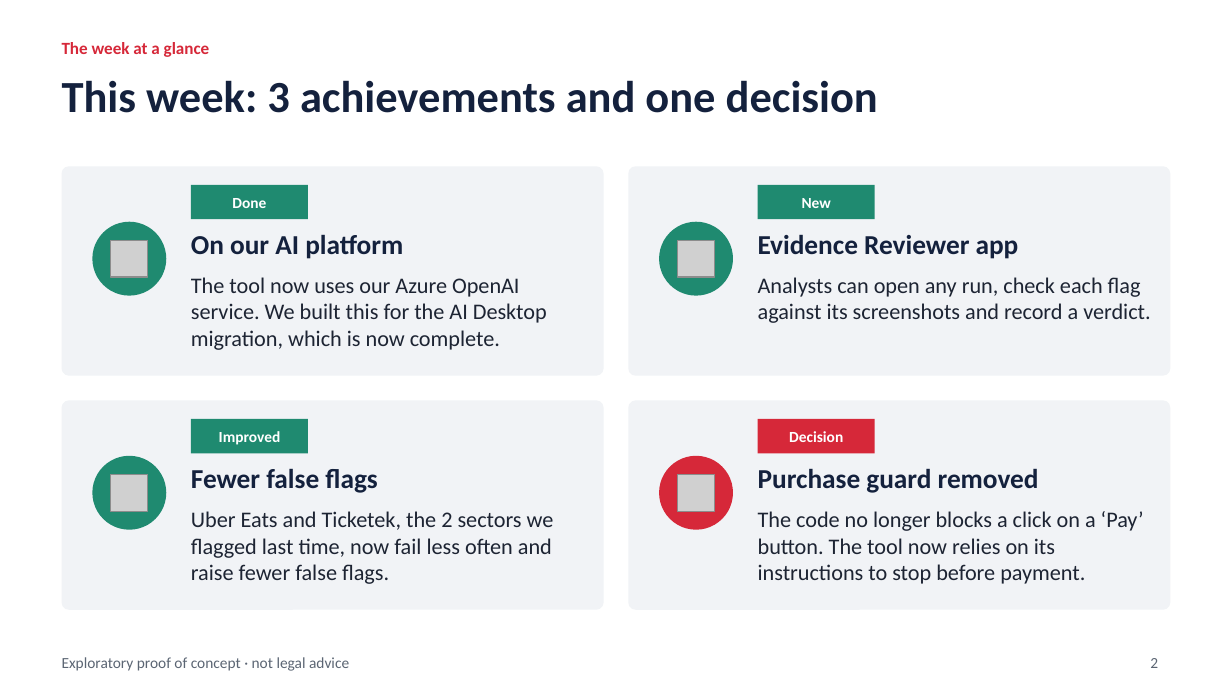
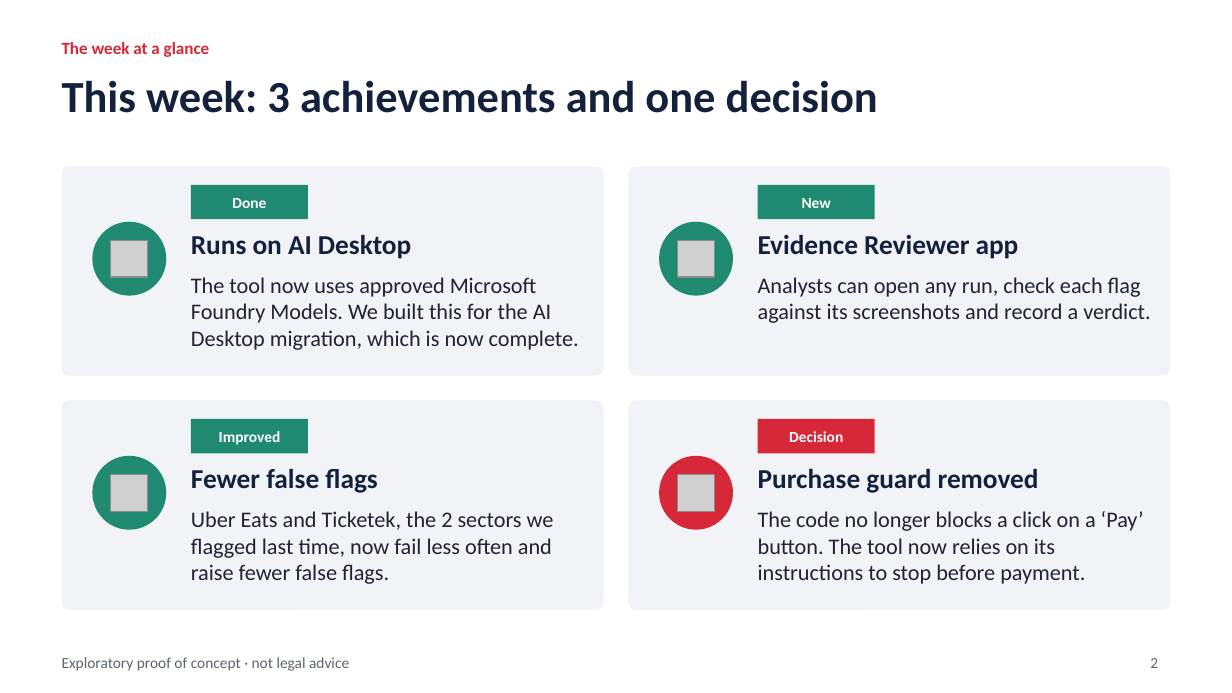
Before and after one commit to roflov2/browser-automation, a slide deck: slide 2 of docs/Drip_Pricing_PoC_update_2026-11-24.pptx. Drawn at 1232x693 pixels with LibreOffice and Linux fonts; fonts in the diff are those of the drawing; grey boxes stand for pictures. Boxes give left, top, right and bottom in pixels: in the first picture for what was removed or moved away, otherwise in the second. Text is boxed around its words. In the diff, an @@ line names an element or a change of style, - is before the commit and + after.

```diff
--- a/docs/Drip_Pricing_PoC_update_2026-11-24.pptx
+++ b/docs/Drip_Pricing_PoC_update_2026-11-24.pptx
@@ text at <box>191,234,411,259</box>: text changed @@
-On our AI platform
+Runs on AI Desktop
@@ text at <box>191,277,579,350</box>: text changed @@
-The tool now uses our Azure OpenAI service. We built this for the AI Desktop migration, which is now complete.
+The tool now uses approved Microsoft Foundry Models. We built this for the AI Desktop migration, which is now complete.
```
Also in this commit, not shown: 4 other slides changed.
